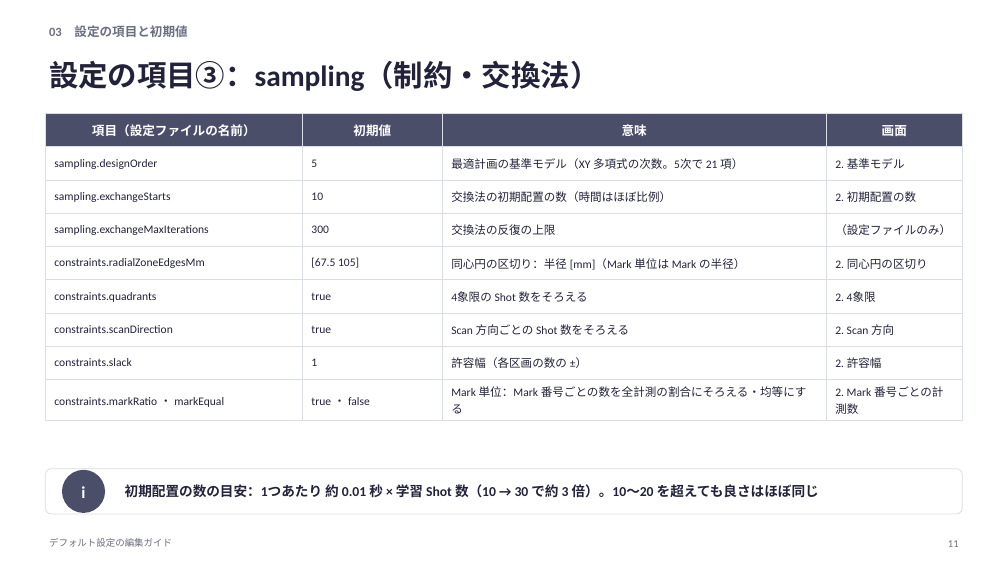
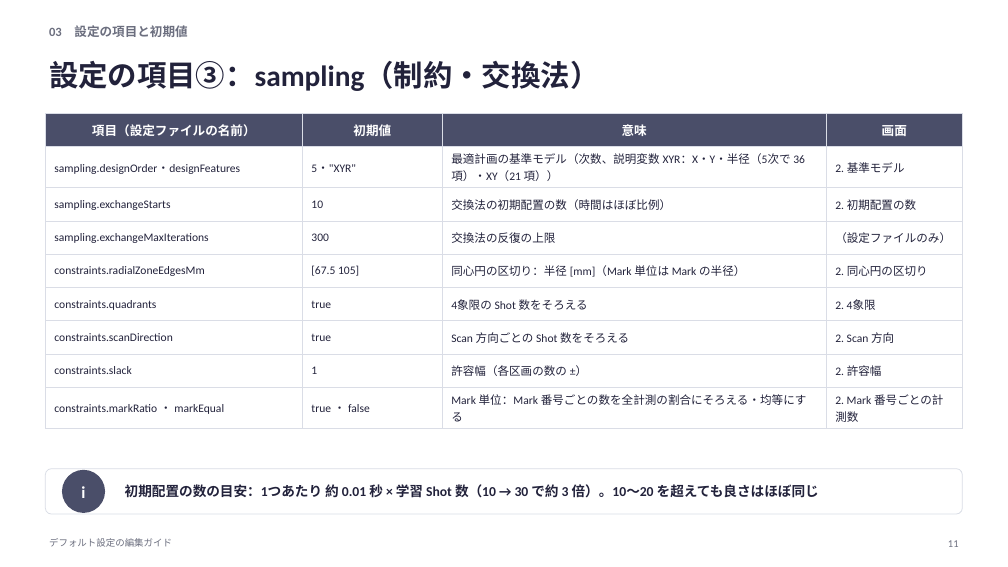
Before and after one commit to rsakamoto-0824/alignment-estimation-benchmark, a slide deck: slide 11 of matlab_app/docs/defaults_guide/デフォルト設定の編集ガイド.pptx. Drawn at 1008x567 pixels with LibreOffice and Linux fonts; fonts in the diff are those of the drawing. Boxes give left, top, right and bottom in pixels: in the first picture for what was removed or moved away, otherwise in the second. Text is boxed around its words. In the diff, an @@ line names an element or a change of style, - is before the commit and + after.

```diff
--- a/matlab_app/docs/defaults_guide/デフォルト設定の編集ガイド.pptx
+++ b/matlab_app/docs/defaults_guide/デフォルト設定の編集ガイド.pptx
@@ table at [45, 113, 963, 426] @@
-row 2: sampling.designOrder | 5 | 最適計画の基準モデル（XY 多項式の次数。5次で 21 項） | 2. 基準モデル
+row 2: sampling.designOrder・designFeatures | 5・"XYR" | 最適計画の基準モデル（次数、説明変数 XYR：X・Y・半径（5次で 36 項）・XY（21 項）） | 2. 基準モデル
```
Also in this commit, not shown: 6 other slides changed, 44 other files.
